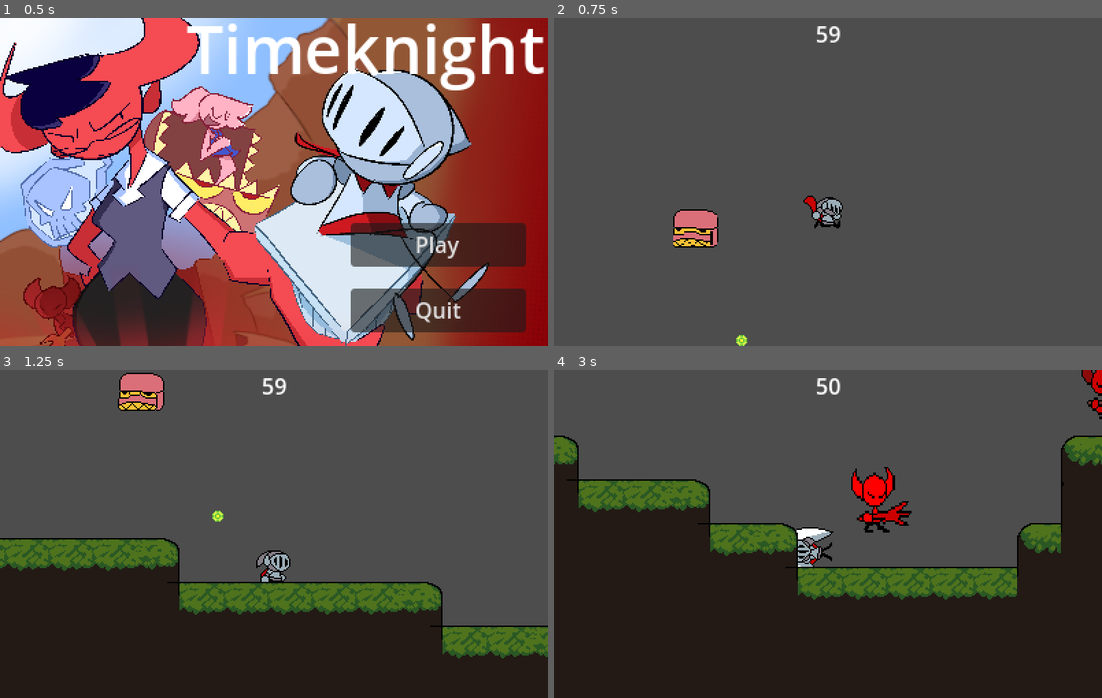
Above: before the commit, frames 1-4 (two rows, left to right).
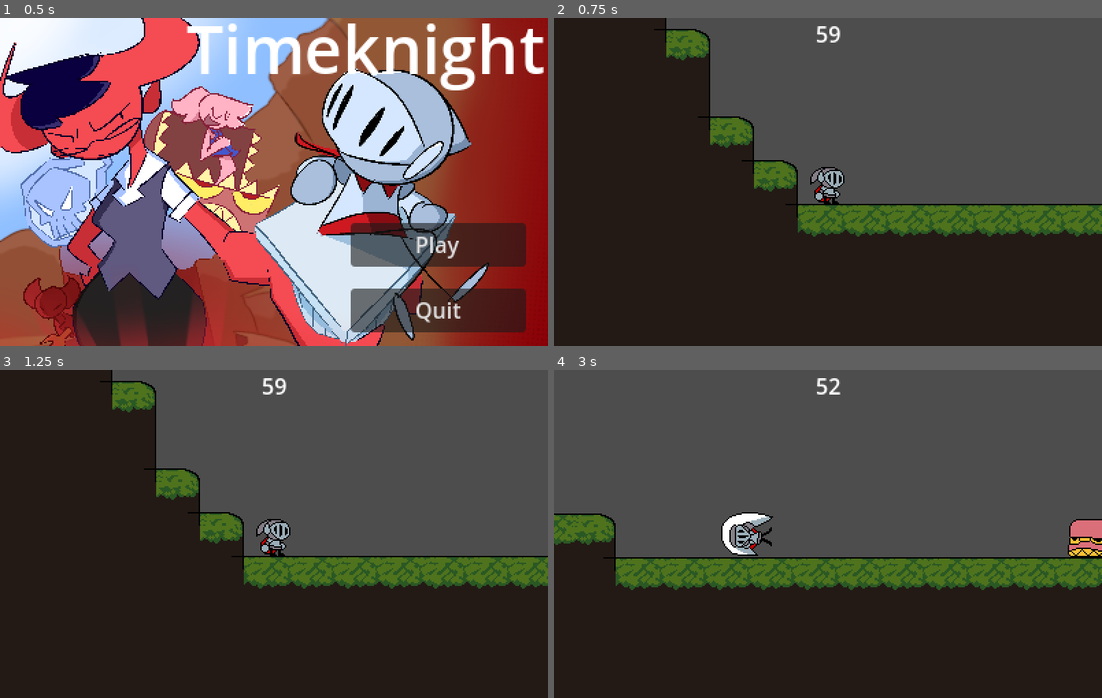
Above: after the commit, the same moments.

Repository: WondaMegapon/ACMJAM-S2024
Game: Godot game, scene res://Scenes/MainMenue.tscn
The game is run twice, just before and just after one commit, with the same random seed, the same clock (stepped at 60 frames per second) and the same inputs.
Inputs:
- Up to frame 1 (0.5 s): no input
- Up to frame 2 (0.75 s): click "Play" at 0.5 s
- Up to frame 3 (1.25 s): no input
- Up to frame 4 (3 s): hold D (player_right) 1.28-2.78 s; tap E (player_shoot) at 1.35, 2.3 s; tap Space (player_jump) at 1.52, 2.27 s; tap Q (player_slash) at 1.55, 2.1 s; hold A (player_left) from 2.78 s (still down); tap Shift (player_dash) at 2.85 s

Frame 1 is identical in both runs. In frame 2, 63% of the frame differs, in the area x 0-100%, y 0-100%; in frame 3, 35%; in frame 4, 22%.

Commit message:
fix beam collision

Diff:
--- a/Objects/Characters/Player.tscn
+++ b/Objects/Characters/Player.tscn
@@ -5,13 +5,13 @@
 [ext_resource type="SpriteFrames" uid="uid://dw1l0a6lpw3uh" path="res://Textures/Characters/Player/PlayerSpriteFrames.tres" id="4_l41cj"]
 
 [sub_resource type="RectangleShape2D" id="RectangleShape2D_00ojk"]
-size = Vector2(24, 24)
+size = Vector2(24, 28)
 
 [sub_resource type="RectangleShape2D" id="RectangleShape2D_qrvin"]
-size = Vector2(32, 32)
+size = Vector2(25, 28)
 
 [sub_resource type="RectangleShape2D" id="RectangleShape2D_nluyv"]
-size = Vector2(82, 64)
+size = Vector2(66, 64)
 
 [sub_resource type="Animation" id="Animation_m7kb4"]
 length = 0.416667
@@ -391,6 +391,7 @@
 script = ExtResource("1_h7v3j")
 
 [node name="PhysicsBox" type="CollisionShape2D" parent="."]
+position = Vector2(0, 2)
 shape = SubResource("RectangleShape2D_00ojk")
 
 [node name="Camera2D" type="Camera2D" parent="."]
@@ -430,6 +431,7 @@
 monitorable = false
 
 [node name="DamageVolumeShape" type="CollisionShape2D" parent="DamageVolume"]
+position = Vector2(-0.5, 2)
 shape = SubResource("RectangleShape2D_qrvin")
 
 [node name="Flippables" type="Node2D" parent="."]
@@ -441,12 +443,13 @@
 
 [node name="SwordHurtBox" type="CollisionShape2D" parent="Flippables/Sword"]
 visibility_layer = 4
-position = Vector2(32, 0)
+position = Vector2(24, 0)
 shape = SubResource("RectangleShape2D_nluyv")
 
 [node name="AnimatedSprite2D" type="AnimatedSprite2D" parent="Flippables"]
 sprite_frames = ExtResource("4_l41cj")
 animation = &"fall"
+frame = 2
 
 [node name="AnimationPlayer" type="AnimationPlayer" parent="Flippables"]
 root_node = NodePath("../AnimationTree")
--- a/Scenes/main.tscn
+++ b/Scenes/main.tscn
@@ -12,13 +12,13 @@
 position = Vector2(187, 133)
 
 [node name="Player" parent="." instance=ExtResource("2_i8yml")]
-position = Vector2(133, -53)
+position = Vector2(-650, 49)
 
 [node name="Enemy" parent="." instance=ExtResource("4_8trr8")]
 position = Vector2(114, -224)
 
 [node name="CharacterBody2D" parent="." instance=ExtResource("6_3fbkg")]
-position = Vector2(33, -14)
+position = Vector2(-73, 79)
 
 [node name="TileMap" type="TileMap" parent="."]
 tile_set = ExtResource("4_7yxpr")
@@ -30,7 +30,7 @@
 position = Vector2(-142, -258)
 
 [node name="TimeOrb" parent="." instance=ExtResource("4_xh056")]
-position = Vector2(70, 71)
+position = Vector2(174, 114)
 
 [node name="Enemy2" parent="." instance=ExtResource("4_8trr8")]
 position = Vector2(743, 113)
@@ -166,3 +166,36 @@
 
 [node name="UpDownEnemy17" parent="." instance=ExtResource("4_ell8n")]
 position = Vector2(4990, 2078)
+
+[node name="TimeOrb6" parent="." instance=ExtResource("4_xh056")]
+position = Vector2(1761, 575)
+
+[node name="TimeOrb7" parent="." instance=ExtResource("4_xh056")]
+position = Vector2(3218, 961)
+
+[node name="TimeOrb8" parent="." instance=ExtResource("4_xh056")]
+position = Vector2(4681, 1800)
+
+[node name="Enemy24" parent="." instance=ExtResource("4_8trr8")]
+position = Vector2(3185, 3250)
+
+[node name="Enemy25" parent="." instance=ExtResource("4_8trr8")]
+position = Vector2(3372, 3188)
+
+[node name="Enemy26" parent="." instance=ExtResource("4_8trr8")]
+position = Vector2(3672, 3107)
+
+[node name="Enemy27" parent="." instance=ExtResource("4_8trr8")]
+position = Vector2(3959, 3082)
+
+[node name="Enemy28" parent="." instance=ExtResource("4_8trr8")]
+position = Vector2(4027, 3301)
+
+[node name="Enemy29" parent="." instance=ExtResource("4_8trr8")]
+position = Vector2(4150, 3160)
+
+[node name="TimeOrb9" parent="." instance=ExtResource("4_xh056")]
+position = Vector2(3901, 3241)
+
+[node name="TimeOrb10" parent="." instance=ExtResource("4_xh056")]
+position = Vector2(2993, 3245)
--- a/Scenes/sword_beam.tscn
+++ b/Scenes/sword_beam.tscn
@@ -58,9 +58,11 @@
 size = Vector2(32, 14)
 
 [node name="SwordBeam" type="Area2D"]
+collision_mask = 5
 script = ExtResource("1_co338")
 
 [node name="AnimatedSprite2D" type="AnimatedSprite2D" parent="."]
+position = Vector2(-1, -1)
 sprite_frames = SubResource("SpriteFrames_klkn4")
 animation = &"shoot"
 frame_progress = 0.632626
@@ -70,6 +72,8 @@
 shape = SubResource("RectangleShape2D_2cksk")
 
 [node name="VisibleOnScreenNotifier2D" type="VisibleOnScreenNotifier2D" parent="."]
+position = Vector2(3, 8)
+scale = Vector2(1.55, 0.7)
 
 [connection signal="body_entered" from="." to="." method="_on_body_entered"]
 [connection signal="screen_exited" from="VisibleOnScreenNotifier2D" to="." method="_on_visible_on_screen_notifier_2d_screen_exited"]
--- a/Scripts/Characters/Player.gd
+++ b/Scripts/Characters/Player.gd
@@ -3,7 +3,7 @@
 const SPEED = 300.0 # The movement speed of the character.
 const JUMP_VELOCITY = -400.0 # The impulse jump force of the character.
 const DASH_MAX_COOLDOWN = 0.5 # The max cooldown of the dash
-const BEAM_MAX_COOLDOWN = 0.3 # Bwoom.
+const BEAM_MAX_COOLDOWN = 1 # Bwoom.
 const MAX_IFRAMES = 0.7 # The max iframes on the character.\
 const SWORDBEAM = preload("res://Scenes/sword_beam.tscn")
 
@@ -61,7 +61,7 @@
 		get_parent().add_child(beam)
 		beam.position = position
 		beam.scale.x *= sign(direction)
-		gameMaster.globalTimerAdd(-1)
+		gameMaster.globalTimerAdd(-5)
 		iframes += BEAM_MAX_COOLDOWN
 
 	# Decreasing the cooldown.
--- /dev/null
+++ b/Scripts/Characters/beamHit.gd
@@ -0,0 +1,15 @@
+extends Area2D
+
+@export var damage: int = 1
+
+func _physics_process(delta):
+	if Input.is_action_just_pressed("player_slash"):
+		monitoring = true
+	else:
+		monitoring = false
+
+func _on_body_entered(body):
+	for child in body.get_children():
+		if child is Damageable:
+			child.hit(damage)
+			print_debug(body.name + " took " + str(damage))
